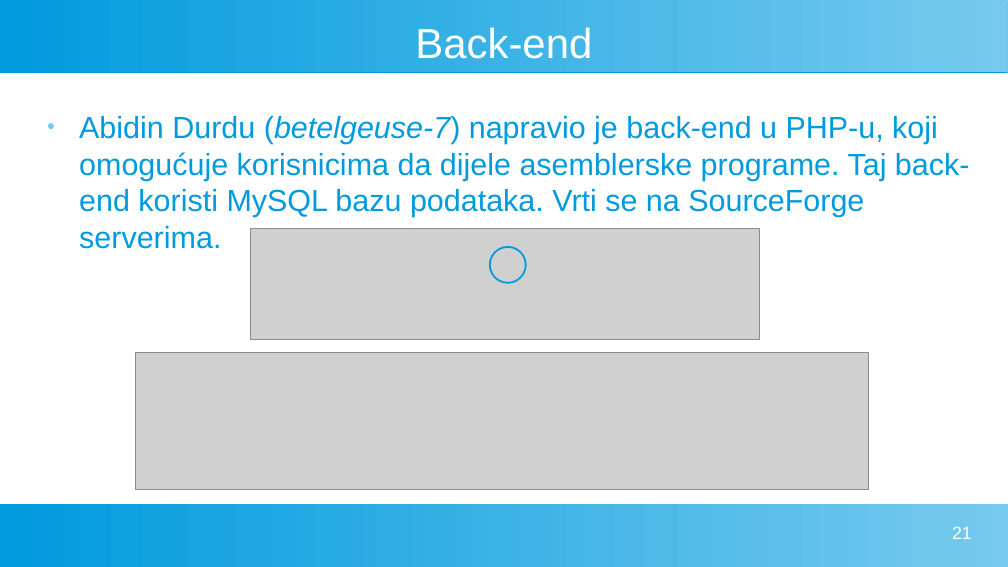
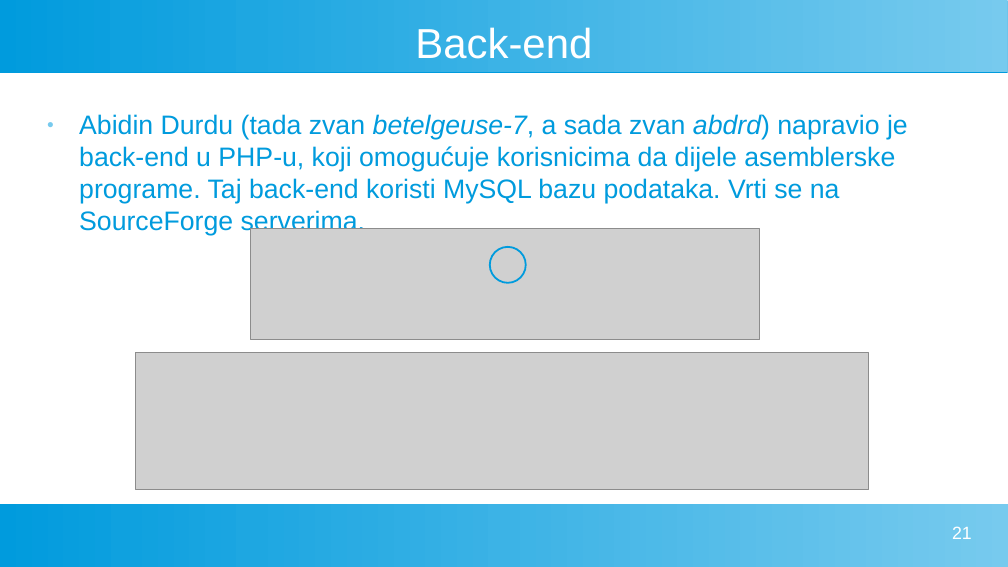
Before and after one commit to FlatAssembler/PicoBlaze_Simulator_in_JS, a slide deck: slide 21 of seminar/PicoBlaze.odp. Drawn at 1008x567 pixels with LibreOffice and Linux fonts; fonts in the diff are those of the drawing; grey boxes stand for pictures. Boxes give left, top, right and bottom in pixels: in the first picture for what was removed or moved away, otherwise in the second. Text is boxed around its words. In the diff, an @@ line names an element or a change of style, - is before the commit and + after.

Commit message:
Noted in the documentation that Abidin Durdu is now called @abdrd

```diff
--- a/seminar/PicoBlaze.odp
+++ b/seminar/PicoBlaze.odp
@@ text at (x1=79, y1=114, x2=908, y2=236): text changed; size 24 to 21 pt @@
-● Abidin Durdu (betelgeuse-7) napravio je back-end u PHP-u, koji omogućuje korisnicima da dijele asemblerske programe. Taj back-end koristi MySQL bazu podataka. Vrti se na SourceForge serverima.
+● Abidin Durdu (tada zvan betelgeuse-7, a sada zvan abdrd) napravio je back-end u PHP-u, koji omogućuje korisnicima da dijele asemblerske programe. Taj back-end koristi MySQL bazu podataka. Vrti se na SourceForge serverima.
```
Also in this commit, not shown: 1 other slide changed, 1 other file.
